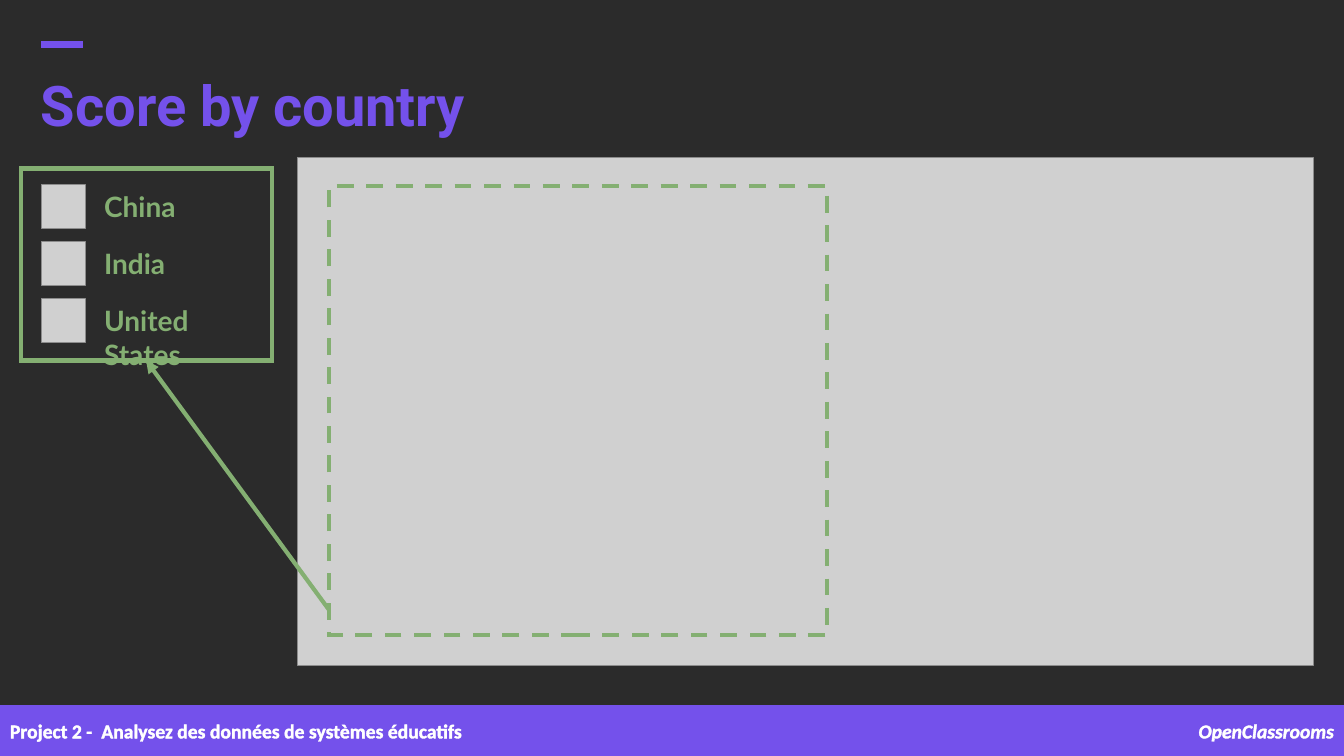
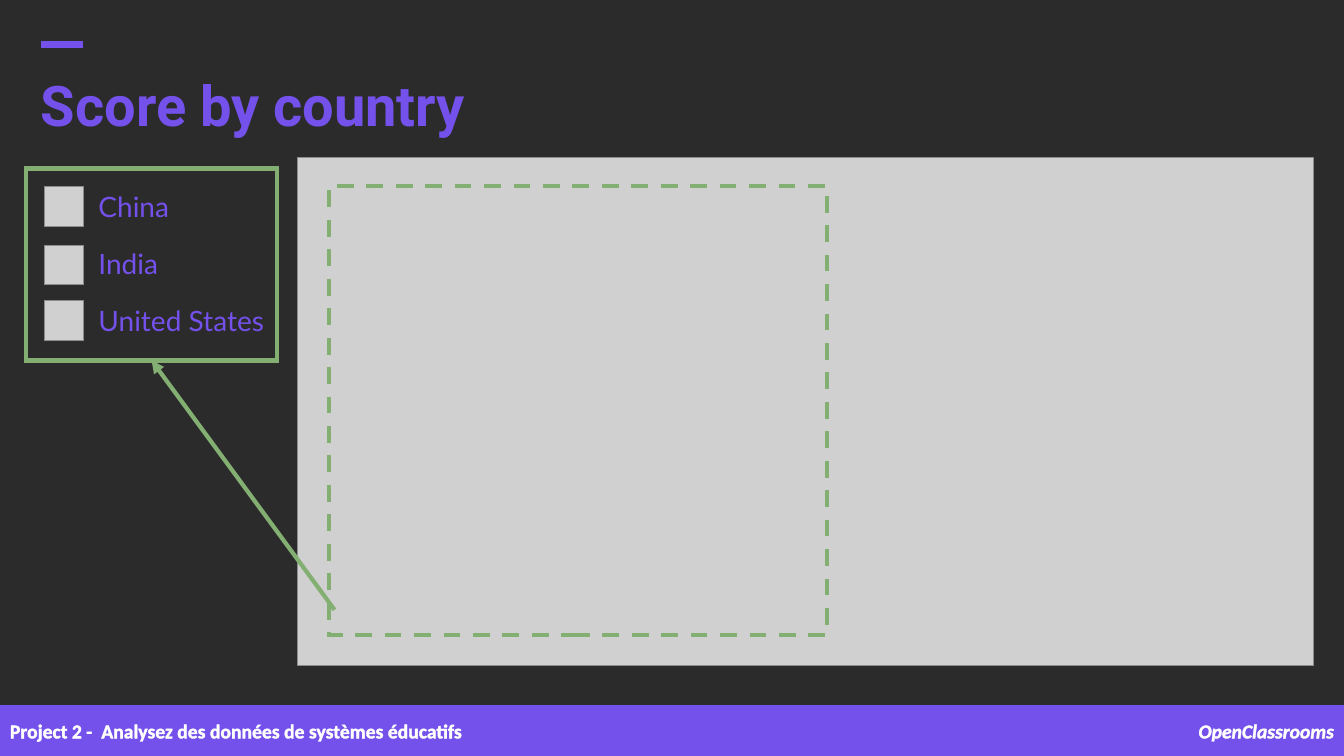
Before and after one commit to samirhinojosa/OC-P2-education-statistics, a slide deck: slide 20 of supports/Project 2 presentation.pptx. Drawn at 1344x756 pixels with LibreOffice and Linux fonts; fonts in the diff are those of the drawing; grey boxes stand for pictures; background and template pictures are left out; a plain dark background stands for a picture behind light text. Boxes give left, top, right and bottom in pixels: in the first picture for what was removed or moved away, otherwise in the second. Text is boxed around its words. In the diff, an @@ line names an element or a change of style, - is before the commit and + after.

```diff
--- a/supports/Project 2 presentation.pptx
+++ b/supports/Project 2 presentation.pptx
@@ rectangle: place and size @@
-rectangle at [20,168,271,360]
+rectangle at [26,168,277,360]
@@ text colour #84AF72 to #7451EB, bold off in 3 elements at [98,196,169,217], [98,253,158,274], [98,310,264,331] @@
@@ arrow moved from (329, 610) - (146, 361) to (335, 610) - (151, 361) @@
```
Also in this commit, not shown: 1 other slide changed, 8 other files.
